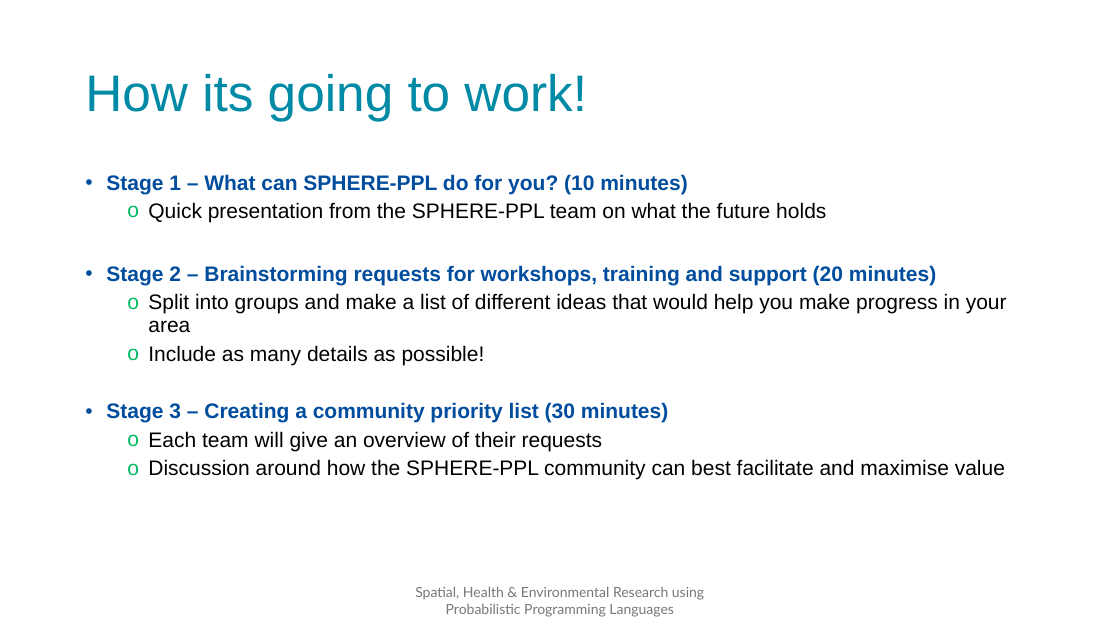
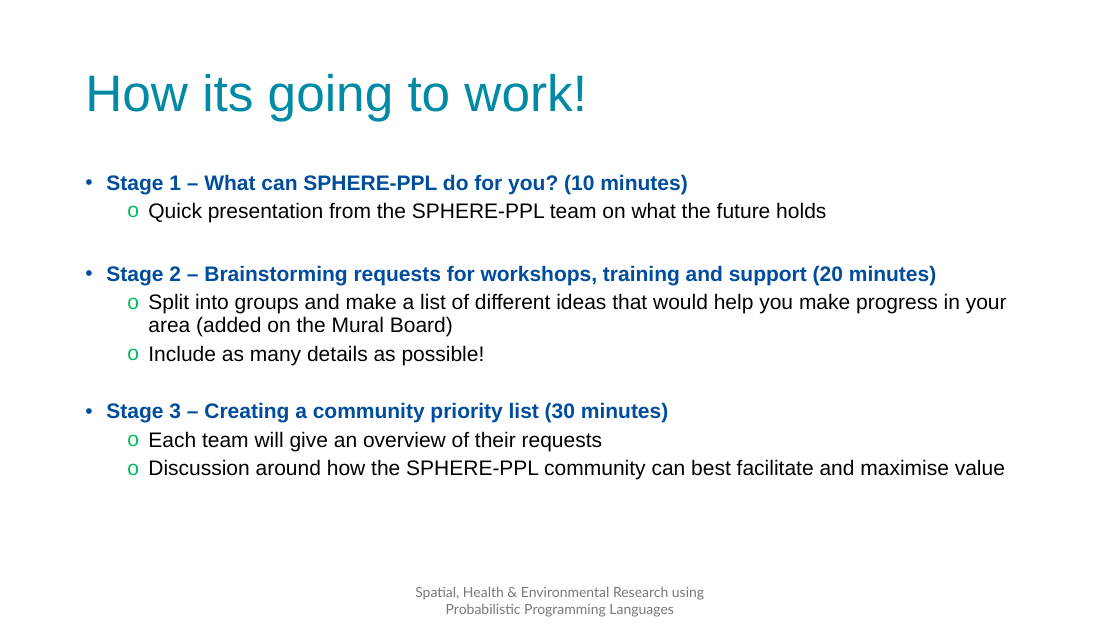
Before and after one commit to SPHERE-PPL/Annual-Meeting-Jan25, a slide deck: slide 33 of Presentations/DayPlan/Full Presentation.pptx (slide 31 before the commit). Drawn at 1120x630 pixels with LibreOffice and Linux fonts; fonts in the diff are those of the drawing; background and template pictures are left out. Boxes give left, top, right and bottom in pixels: in the first picture for what was removed or moved away, otherwise in the second. Text is boxed around its words. In the diff, an @@ line names an element or a change of style, - is before the commit and + after.

```diff
--- a/Presentations/DayPlan/Full Presentation.pptx
+++ b/Presentations/DayPlan/Full Presentation.pptx
@@ text at <box>148,293,1007,337</box>: text changed @@
-  o Split into groups and make a list of different ideas that would help you make progress in your area
+  o Split into groups and make a list of different ideas that would help you make progress in your area (added on the Mural Board)
```
Also in this commit, not shown: 3 other slides changed, 2 slides added.
